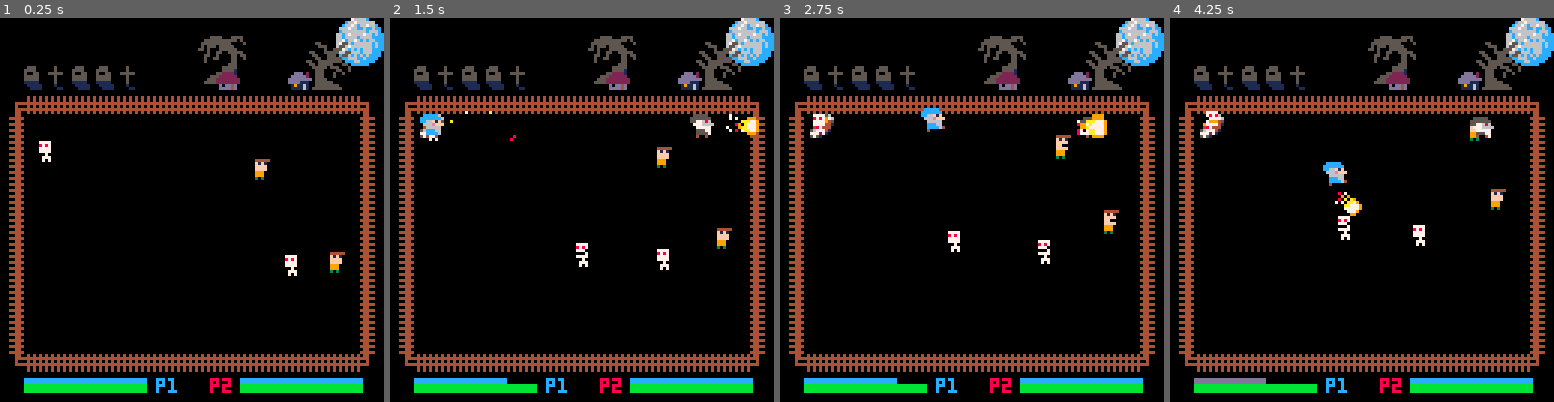
Above: before the commit, frames 1-4 (left to right).
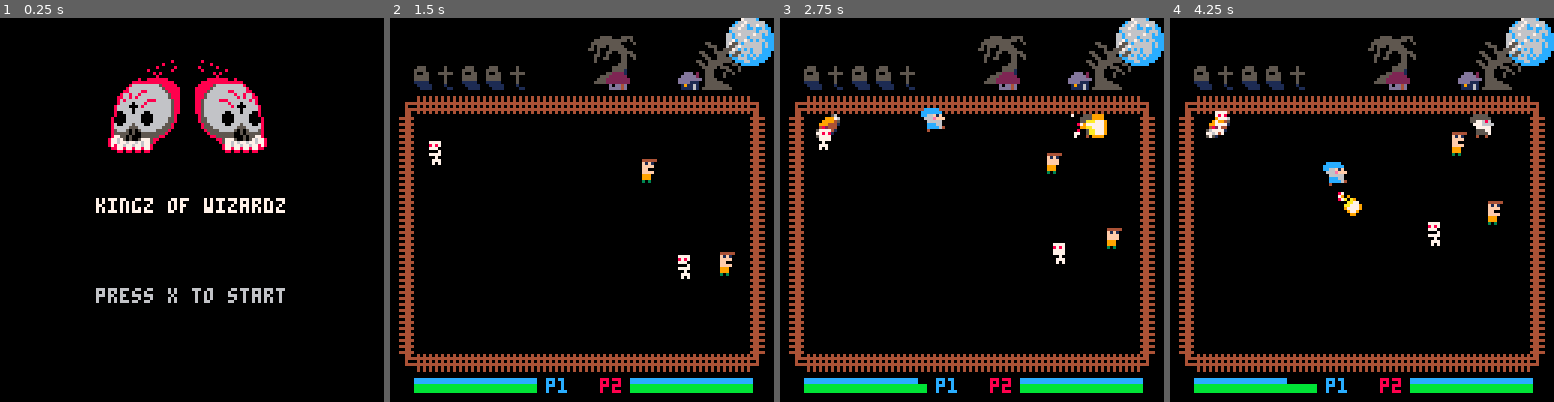
Above: after the commit, the same moments.

Repository: ravertass/wizardkingz
Game: PICO-8 cartridge wizardz.p8
Same seed, same stepped clock (60 frames per second), same inputs: the game is played once before the commit and once after it.
Inputs:
- Up to frame 1 (0.25 s): no input
- Up to frame 2 (1.5 s): tap X (X key) at 0.33, 1.07 s; tap O (Z key) at 0.7 s
- Up to frame 3 (2.75 s): hold Right 1.6-2.1 s; tap O (Z key) at 1.7, 2.1, 2.5 s; tap X (X key) at 1.85 s; hold Up 2.15-2.42 s; hold Right from 2.47 s (still down)
- Up to frame 4 (4.25 s): tap O (Z key) every 0.4 s from 2.9 to 4.1 s; tap X (X key) at 2.97, 4.08 s; release Right at 3.03 s; hold Left 3.08-3.58 s; hold Down 3.63-3.97 s; hold Right from 4.02 s (still down)

The runs differ from the first frame. In frame 1, 22% of the frame differs, in the area x 2-100%, y 0-98%; in frame 2, 2.2%; in frame 3, 1.6%; in frame 4, 1.9%.

Commit message:
Add gameover screen

Diff:
--- a/wizardz.p8
+++ b/wizardz.p8
@@ -67,7 +67,7 @@
 skeltal_sprs = {064, 065}
 human_sprs = {080, 081}
 c_startscreen_timer = "startscreen_timer"
-c_startscreen_timer_countdown_start = 3
+c_startscreen_timer_countdown_start = 1
 projectile_sprs = {
   fireball = {128, 129},
   lightning_ball = {132, 133, 134}
@@ -249,7 +249,7 @@
 end
 
 function init_startscreen()
-  mode = 1 ---- startscreen = 0 | gamescreen = 1 ----
+  mode = 0 ---- startscreen = 0 | gamescreen = 1 | gameover = 2 ----
   startscreen_game_timer_exists = false
   startscreen_game_time = time()
   skull_fx_index = 1
@@ -313,6 +313,13 @@
     foreach(humans, update_entity)
     foreach(projectiles, update_entity)
   end
+  ---- gameover ----
+  if mode == 2 then
+    if btn(4) then
+      mode = 0
+      startscreen_game_timer_exists = false
+    end
+  end
   ---- diagnostics ----
   time_after = stat(1)
   log_perf("update", 0, time_after)
@@ -468,7 +475,7 @@
 end
 
 function kill_player(pl)
-  -- todo: player should die
+  mode = 2
 end
 
 function shoot_fireball(x, y, vel, projectile_type)
@@ -769,6 +776,8 @@
     draw_startscreen()
   elseif mode == 1 then
     draw_gamescreen()
+  elseif mode == 2 then
+    draw_gameoverscreen()
   end
   ---- diagnostics ----
   time_after = stat(1)
@@ -809,6 +818,18 @@
   foreach(expl_particles, draw_expl_particle)
   draw_manabars()
   draw_healthbars()
+end
+
+function draw_gameoverscreen()
+  cls()
+  if pl1.health > pl2.health then
+    spr(pl1.pl1_idle[1], 58, 40)
+    print("player 1 wins", 38, 60, 7)
+  else
+    spr(pl2.pl1_idle[1], 58, 40)
+    print("player 2 wins", 38, 60, 7)
+  end
+  print("press z to continue", 28, 90, 6)
 end
 
 function draw_environment()
